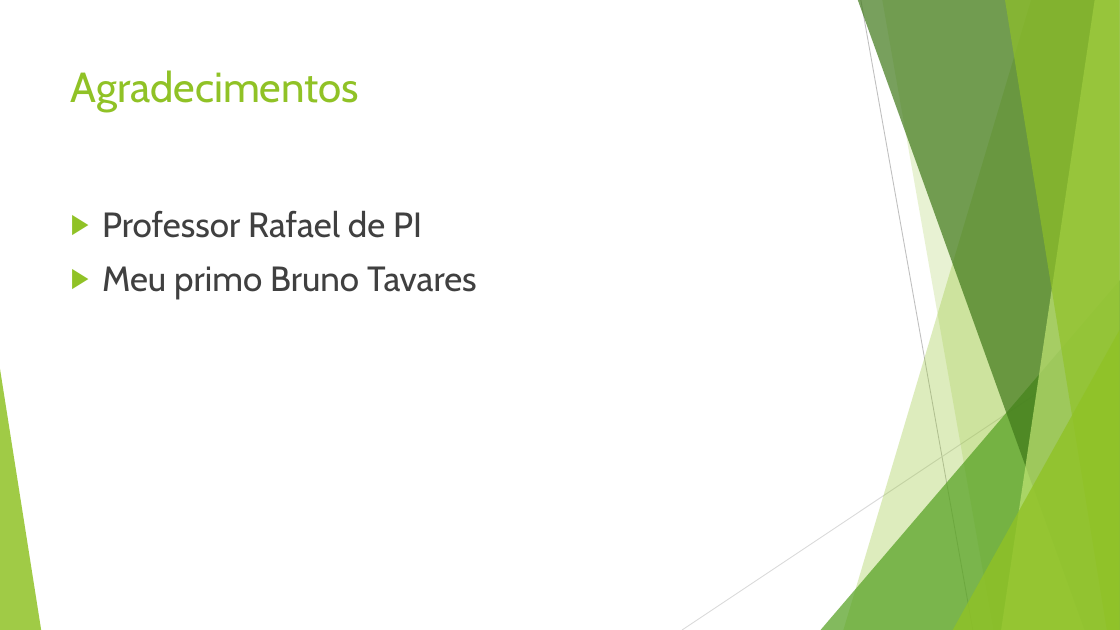
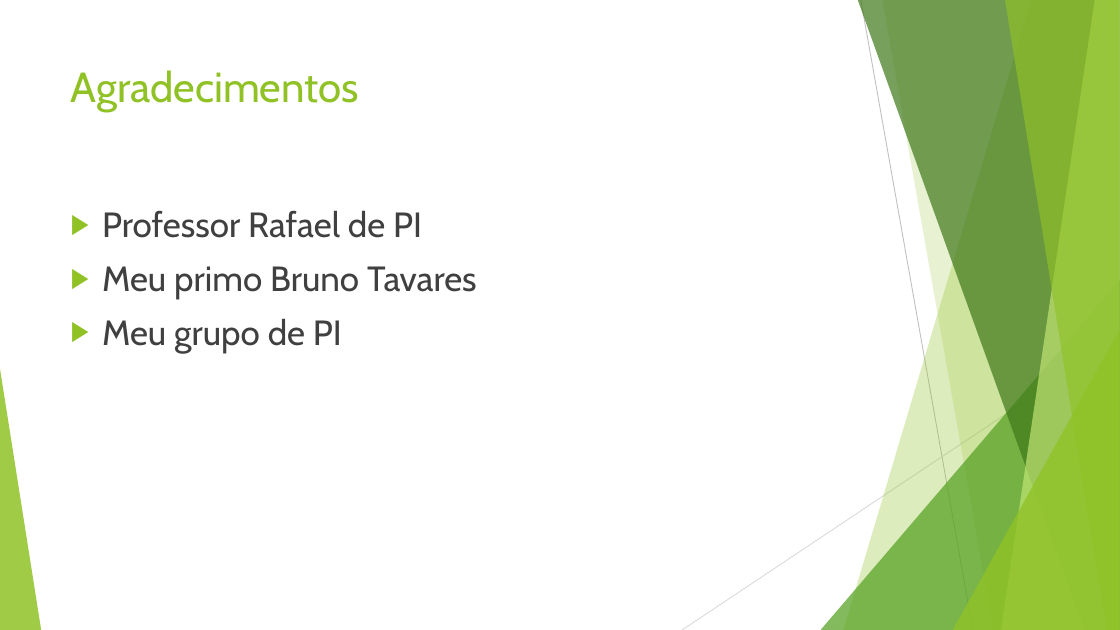
Before and after one commit to sitavares/projeto_individual_sptech, a slide deck: slide 11 of ppt/Projeto Individual.pptx. Drawn at 1120x630 pixels with LibreOffice and Linux fonts; fonts in the diff are those of the drawing. Boxes give left, top, right and bottom in pixels: in the first picture for what was removed or moved away, otherwise in the second. Text is boxed around its words. In the diff, an @@ line names an element or a change of style, - is before the commit and + after.

```diff
--- a/ppt/Projeto Individual.pptx
+++ b/ppt/Projeto Individual.pptx
@@ text at (102, 318, 342, 353): paragraph added @@
+▶ Meu grupo de PI
```
Also in this commit, not shown: 1 other slide changed, 1 slide added, 1 slide removed, 4 other files.
